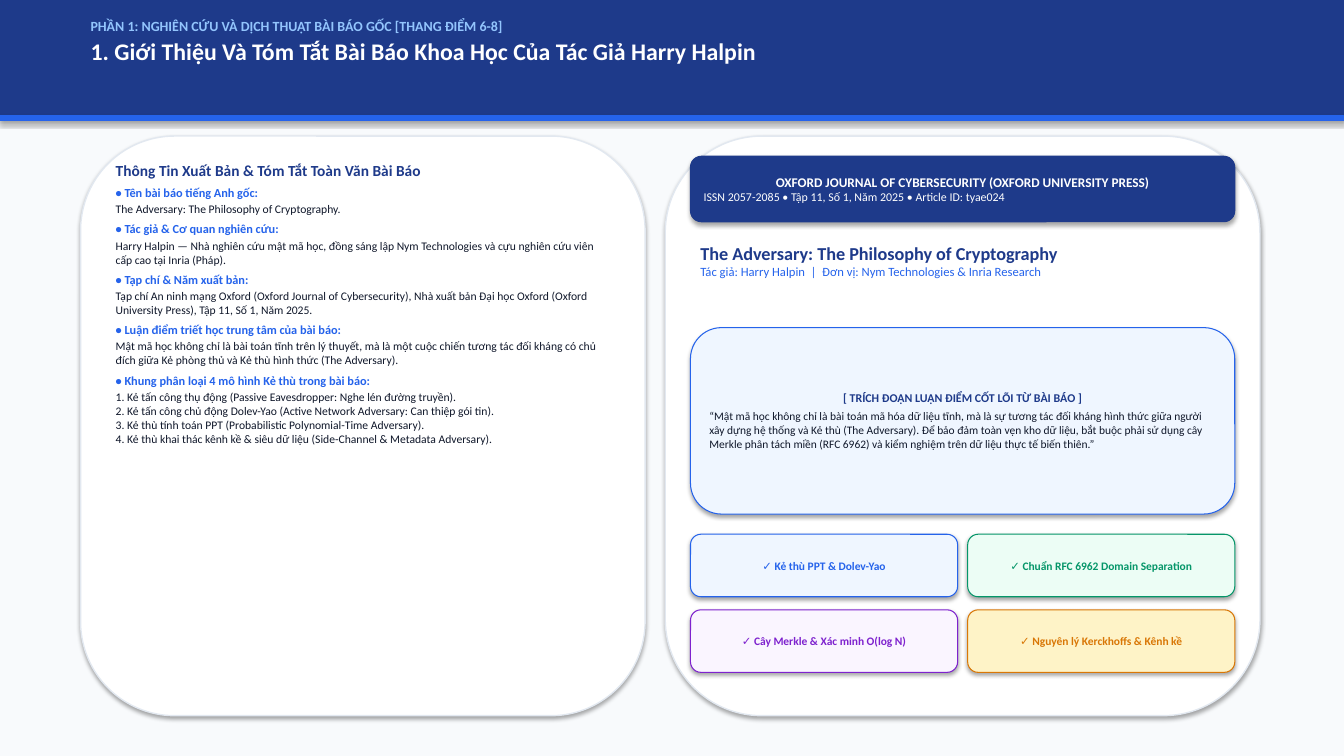
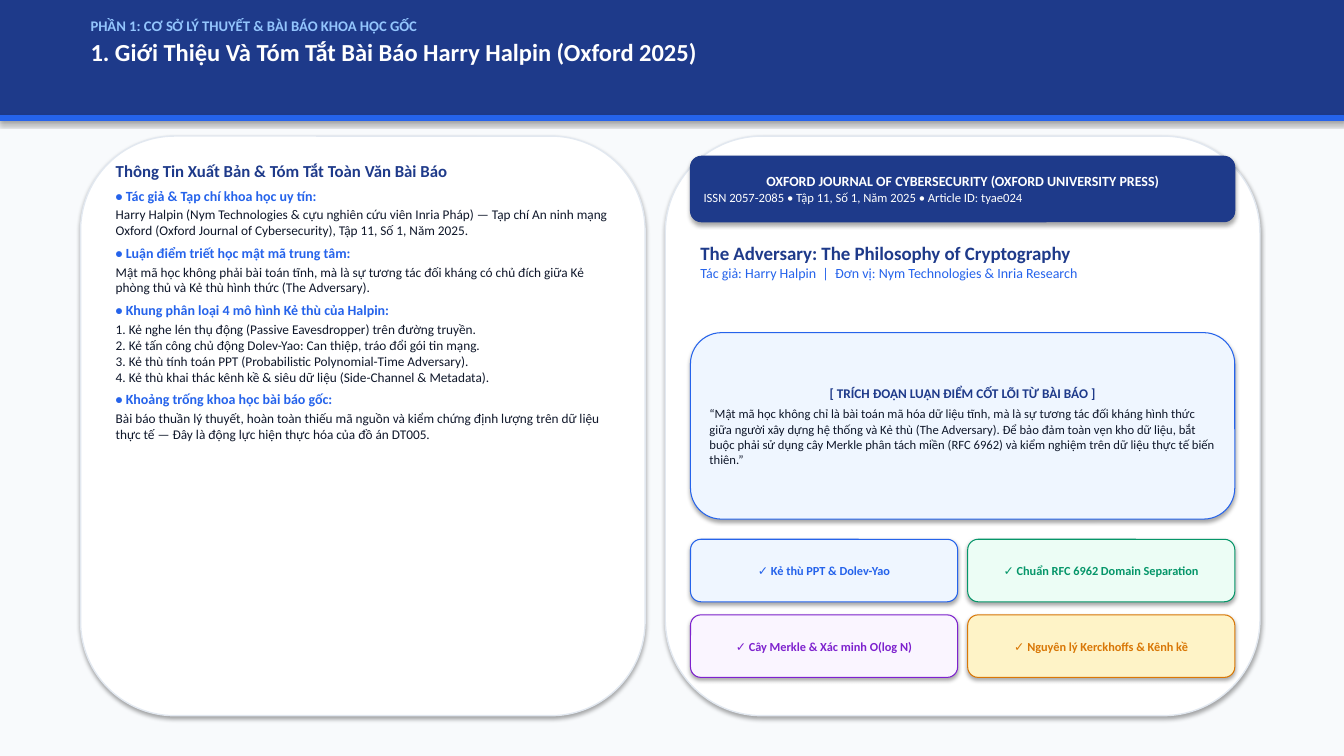
Before and after one commit to kietvo5924/ATBMHTTT_DT005_FileIntegrity, a slide deck: slide 2 of docs/Bao_Cao_Giua_Ky_DT05.pptx. Drawn at 1344x756 pixels with LibreOffice and Linux fonts; fonts in the diff are those of the drawing. Boxes give left, top, right and bottom in pixels: in the first picture for what was removed or moved away, otherwise in the second. Text is boxed around its words. In the diff, an @@ line names an element or a change of style, - is before the commit and + after.

Commit message:
style(slides,script): remove explicit grading point tags, enlarge font sizes, streamline bullet text, and integrate realistic terminal console logs

```diff
--- a/docs/Bao_Cao_Giua_Ky_DT05.pptx
+++ b/docs/Bao_Cao_Giua_Ky_DT05.pptx
@@ text at <box>91,19,696,66</box>: text changed; size 17 to 17.5 pt @@
-PHẦN 1: NGHIÊN CỨU VÀ DỊCH THUẬT BÀI BÁO GỐC [THANG ĐIỂM 6-8]
-1. Giới Thiệu Và Tóm Tắt Bài Báo Khoa Học Của Tác Giả Harry Halpin
+PHẦN 1: CƠ SỞ LÝ THUYẾT & BÀI BÁO KHOA HỌC GỐC
+1. Giới Thiệu Và Tóm Tắt Bài Báo Harry Halpin (Oxford 2025)
@@ text at <box>116,164,447,180</box>: size 11 to 12 pt in "Thông Tin Xuất Bản & Tóm Tắt ..." @@
@@ rounded rectangle "OXFORD JOURNAL OF CYBERSECURITY (OXFORD ..." at <box>691,156,1235,222</box>: size 9.5 to 10 pt in "OXFORD JOURNAL OF CYBERSECURITY (OXFORD UNIVERSITY PRESS)"; size 8.5 to 9 pt in "ISSN 2057-2085 • Tập 11, Số 1, ..." @@
@@ text at <box>116,191,607,442</box>: text changed; size 8.3 to 9.5 pt @@
-• Tên bài báo tiếng Anh gốc:
-The Adversary: The Philosophy of Cryptography.
-• Tác giả & Cơ quan nghiên cứu:
-Harry Halpin — Nhà nghiên cứu mật mã học, đồng sáng lập Nym Technologies và cựu nghiên cứu viên cấp cao tại Inria (Pháp).
-• Tạp chí & Năm xuất bản:
-Tạp chí An ninh mạng Oxford (Oxford Journal of Cybersecurity), Nhà xuất bản Đại học Oxford (Oxford University Press), Tập 11, Số 1, Năm 2025.
-• Luận điểm triết học trung tâm của bài báo:
-Mật mã học không chỉ là bài toán tĩnh trên lý thuyết, mà là một cuộc chiến tương tác đối kháng có chủ đích giữa Kẻ phòng thủ và Kẻ thù hình thức (The Adversary).
-• Khung phân loại 4 mô hình Kẻ thù trong bài báo:
-1. Kẻ tấn công thụ động (Passive Eavesdropper: Nghe lén đường truyền).
-2. Kẻ tấn công chủ động Dolev-Yao (Active Network Adversary: Can thiệp gói tin).
-3. Kẻ thù tính toán PPT (Probabilistic Polynomial-Time Adversary).
-4. Kẻ thù khai thác kênh kề & siêu dữ liệu (Side-Channel & Metadata Adversary).
+• Tác giả & Tạp chí khoa học uy tín:
+Harry Halpin (Nym Technologies & cựu nghiên cứu viên Inria Pháp) — Tạp chí An ninh mạng Oxford (Oxford Journal of Cybersecurity), Tập 11, Số 1, Năm 2025.
+• Luận điểm triết học mật mã trung tâm:
+Mật mã học không phải bài toán tĩnh, mà là sự tương tác đối kháng có chủ đích giữa Kẻ phòng thủ và Kẻ thù hình thức (The Adversary).
+• Khung phân loại 4 mô hình Kẻ thù của Halpin:
+1. Kẻ nghe lén thụ động (Passive Eavesdropper) trên đường truyền.
+2. Kẻ tấn công chủ động Dolev-Yao: Can thiệp, tráo đổi gói tin mạng.
+3. Kẻ thù tính toán PPT (Probabilistic Polynomial-Time Adversary).
+4. Kẻ thù khai thác kênh kề & siêu dữ liệu (Side-Channel & Metadata).
+• Khoảng trống khoa học bài báo gốc:
+Bài báo thuần lý thuyết, hoàn toàn thiếu mã nguồn và kiểm chứng định lượng trên dữ liệu thực tế — Đây là động lực hiện thực hóa của đồ án DT005.
@@ text "The Adversary: The Philosophy of ..." at <box>700,246,1077,281</box>: size 13 to 13.5 pt in "The Adversary: The Philosophy of Cryptography"; size 9 to 10 pt in "Tác giả: Harry Halpin | Đơn vị: ..."; more space between paragraphs @@
@@ rounded rectangle "[ TRÍCH ĐOẠN LUẬN ĐIỂM ..." at <box>691,333,1235,519</box>: size 8.5 to 9.5 pt in "[ TRÍCH ĐOẠN LUẬN ĐIỂM CỐT LÕI ..."; size 8.2 to 9 pt in "“Mật mã học không chỉ là bài ..."; more space between paragraphs @@
@@ 5 rounded rectangles: place and size @@
-5 rounded rectangles at <box>691,328,1235,673</box>
+5 rounded rectangles at <box>691,333,1235,678</box>
@@ size 8.2 to 8.8 pt in 4 elements at <box>691,539,958,602</box>, <box>968,539,1235,602</box>, <box>691,615,958,678</box>, <box>968,615,1235,678</box> @@
```
Also in this commit, not shown: 15 other slides changed, 3 other files.
